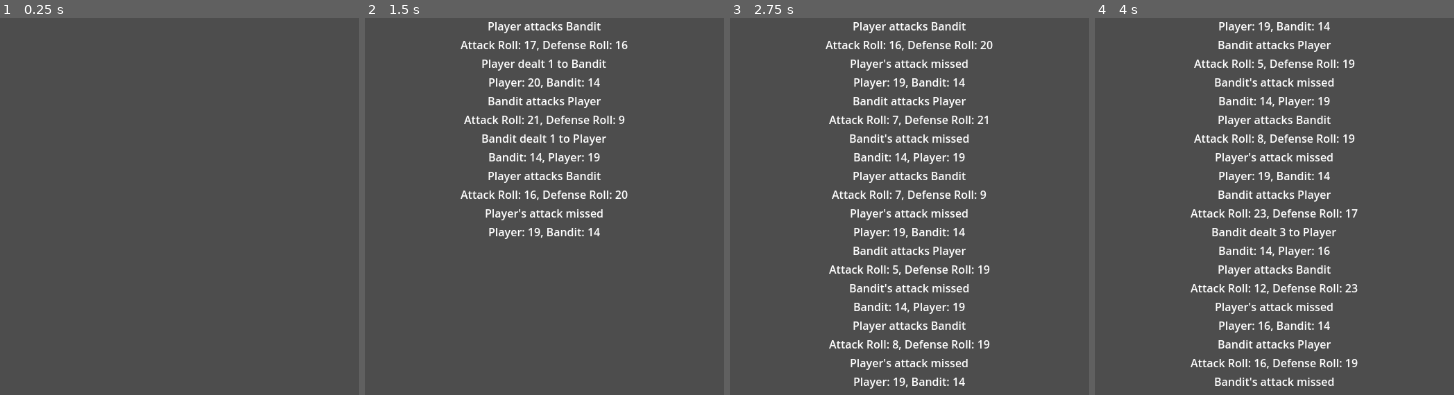
Above: before the commit, frames 1-4 (left to right).
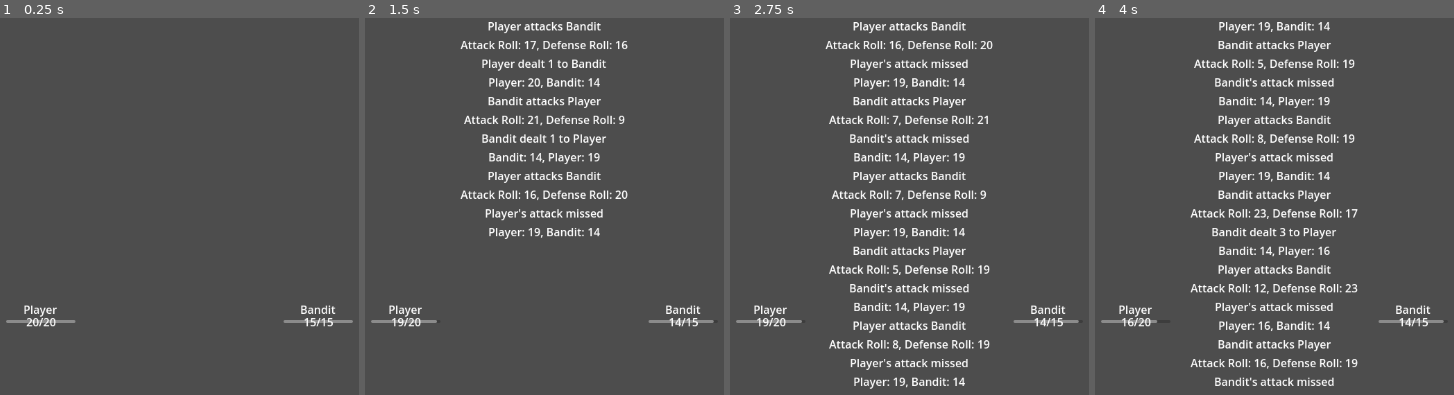
Above: after the commit, the same moments.

Repository: mabanana/sloth
Game: Godot game, scene res://main.tscn
Two runs of this game, one before a commit and one after it. Both use one fixed random seed, a clock stepped at 60 frames per second and the inputs below.
Inputs (mouse positions are in pixels of both pictures, inside the frame that each line leads up to):
- Up to frame 1 (0.25 s): no input
- Up to frame 2 (1.5 s): tap Enter at 0.5 s; move the mouse to (720, 221) at 0.52 s; hold D 0.53-1.28 s; tap Shift at 0.6 s; click (720, 221) at 0.67 s; tap Space at 0.77 s; move the mouse to (382, 266) at 1.27 s; hold S from 1.28 s (still down); tap Ctrl at 1.35 s; click (382, 266) at 1.42 s
- Up to frame 3 (2.75 s): tap Space at 1.52 s; move the mouse to (988, 142) at 2.02 s; release S at 2.03 s; hold D from 2.03 s (still down); tap E at 2.1 s; click (988, 142) at 2.17 s
- Up to frame 4 (4 s): move the mouse to (1235, 330) at 2.77 s; release D at 2.78 s; hold W 2.78-3.53 s; tap R at 2.85 s; click (1235, 330) at 2.92 s; tap Space at 3.02, 3.77 s; move the mouse to (outside the picture) at 3.52 s; hold A from 3.53 s (still down); tap F at 3.6 s; click (outside the picture) at 3.67 s

The runs differ from the first frame. In frame 1, 0.7% of the frame differs, in the area x 1-99%, y 76-82%; in frame 2, 0.7%; in frame 3, 0.7%; in frame 4, 0.7%.

Commit message:
Add health bar and end condition

Diff:
--- a/Combat/character.gd
+++ b/Combat/character.gd
@@ -8,6 +8,7 @@
 var id: int
 var name: String
 var type: String
+var enemy: bool
 
 # stats
 var hp: int
@@ -52,6 +53,8 @@
 	self.resource = resource
 	self.type = resource.name
 	self.name = name
+	self.enemy = false
+
 	self.melee_skill = resource.melee_skill
 	self.ranged_skill = resource.ranged_skill
 	self.defense = resource.defense
--- /dev/null
+++ b/Combat/character_sprite.gd
@@ -0,0 +1,22 @@
+extends Node2D
+class_name CharacterSprite
+
+@onready var health_bar: ProgressBar = %ProgressBar
+@onready var name_label: Label = %Name
+@onready var hp_label: Label = %HpValue
+var character: CombatCharacter
+
+# Called when the node enters the scene tree for the first time.
+func _ready():
+	health_bar.show_percentage = false
+
+# Called every frame. 'delta' is the elapsed time since the previous frame.
+func _process(delta):
+	pass
+
+func update():
+	health_bar.max_value = character.max_hp
+	health_bar.value = character.hp
+	var hp_string = str(character.hp) + "/" + str(character.max_hp)
+	hp_label.text = hp_string
+	name_label.text = character.name
--- /dev/null
+++ b/Combat/character_sprite.tscn
@@ -0,0 +1,39 @@
+[gd_scene load_steps=2 format=3 uid="uid://bq1wetdekirak"]
+
+[ext_resource type="Script" path="res://Combat/character_sprite.gd" id="1_ylrxo"]
+
+[node name="CharacterSprite" type="Node2D"]
+script = ExtResource("1_ylrxo")
+
+[node name="VBoxContainer" type="VBoxContainer" parent="."]
+anchors_preset = 15
+anchor_right = 1.0
+anchor_bottom = 1.0
+grow_horizontal = 2
+grow_vertical = 2
+
+[node name="Name" type="Label" parent="VBoxContainer"]
+unique_name_in_owner = true
+layout_mode = 2
+horizontal_alignment = 1
+
+[node name="ProgressBar" type="ProgressBar" parent="VBoxContainer"]
+unique_name_in_owner = true
+custom_minimum_size = Vector2(100, 0)
+layout_mode = 2
+
+[node name="HpValue" type="Label" parent="VBoxContainer/ProgressBar"]
+unique_name_in_owner = true
+layout_mode = 1
+anchors_preset = 8
+anchor_left = 0.5
+anchor_top = 0.5
+anchor_right = 0.5
+anchor_bottom = 0.5
+offset_left = -20.0
+offset_top = -11.5
+offset_right = 20.0
+offset_bottom = 11.5
+grow_horizontal = 2
+grow_vertical = 2
+horizontal_alignment = 1
--- a/Combat/combat_scene.gd
+++ b/Combat/combat_scene.gd
@@ -3,76 +3,89 @@
 
 var main: Main
 var characters = {} # id: CombatCharacter
+var character_sprites = {} # id: CharacterSprite
 var id_counter = 1
 var message_queue = []
 var timer = Timer.new()
-var turn = true
+var player_turn
+var combat_ended
+var outcome
+
+const scroll_speed = 0.08
+
+enum Outcome {
+	win,
+	lose,
+	tie,
+	run,
+	none,
+}
 
 # Called when the node enters the scene tree for the first time.
 func _ready():
+	player_turn = true
+	combat_ended = false
+	outcome = Outcome.none
 	main = get_parent()
 	init_test()
-	add_child(timer)
-	timer.wait_time = 0.08
-	timer.start()
-	timer.timeout.connect(display_message)
+	start_combat_log_timer(scroll_speed)
 
-# Called every frame. 'delta' is the elapsed time since the previous frame.
-func _process(delta):
-	pass
 
 func init_test():
 	add_character(CombatCharacter.new("Player", load("res://Combat/char_resources/player.tres")))
 	add_character(CombatCharacter.new("Bandit", load("res://Combat/char_resources/generic_human.tres")))
-
-func add_character(character):
-	characters[id_counter] = character
-	id_counter += 1
+	character_sprites[2].position = Vector2(200,100)
+	character_sprites[1].position = Vector2(-200,100)
+	characters[2].enemy = true
 
 func _input(event):
 	var result: Dictionary = main.input_handler.handle_input(event)
 	if result and result.context == InputHandler.Context.key_pressed or result.context == InputHandler.Context.mouse_pressed:
 		match result["action"]:
 			InputHandler.PlayerActions.INTERACT:
-				if turn:
-					handle_attack(1, 2)
-				else:
-					handle_attack(2, 1)
-				turn = !turn
+				progress_turn()
 
-func handle_attack(dealer_id, target_id):
-	var dealer: CombatCharacter = characters[dealer_id]
-	var target: CombatCharacter = characters[target_id]
+func handle_attack(dealer, target):
+	var dealer_sprite: CharacterSprite = character_sprites[dealer.id]
+	var target_sprite: CharacterSprite = character_sprites[target.id]
 
 	if not dealer.alive:
-		game_message("%s is dead and cannot attack" % [dealer.name])
+		combat_log("%s is dead and cannot attack" % [dealer.name])
 		return
 
-	game_message("%s attacks %s" % [dealer.name, target.name])
+	combat_log("%s attacks %s" % [dealer.name, target.name])
 	var attack_roll = dealer.attack_roll()
 	var damage_roll = dealer.damage_roll()
 
 	if not target.alive:
 		target.take_damage(damage_roll)
-		game_message("%s dealt %s to %s" % [dealer.name, damage_roll, target.name])
+		combat_log("%s dealt %s to %s" % [dealer.name, damage_roll, target.name])
 	else:
 		var defense_roll = target.defense_roll()
-		game_message("Attack Roll: %s, Defense Roll: %s" % [attack_roll, defense_roll])
+		combat_log("Attack Roll: %s, Defense Roll: %s" % [attack_roll, defense_roll])
 		if attack_roll > defense_roll:
 			target.take_damage(damage_roll)
-			game_message("%s dealt %s to %s" % [dealer.name, damage_roll, target.name])
+			combat_log("%s dealt %s to %s" % [dealer.name, damage_roll, target.name])
 		else:
-			game_message("%s's attack missed" % [dealer.name])
+			combat_log("%s's attack missed" % [dealer.name])
 		if target.hp <= 0:
-			game_message("%s has died" % [target.name])
+			combat_log("%s has died" % [target.name])
 			target.alive = false
-	game_message("%s: %s, %s: %s" % [dealer.name, dealer.hp, target.name, target.hp])
+	combat_log("%s: %s, %s: %s" % [dealer.name, dealer.hp, target.name, target.hp])
+	dealer_sprite.update()
+	target_sprite.update()
 
-func game_message(text):
+func combat_log(text):
 	print(text)
 	message_queue.append(text)
 
-func display_message():
+func start_combat_log_timer(scroll_speed):
+	add_child(timer)
+	timer.wait_time = scroll_speed
+	timer.start()
+	timer.timeout.connect(_print_combat_log)
+
+func _print_combat_log():
 	if message_queue:
 		var text = message_queue.pop_front()
 		var label = Label.new()
@@ -81,3 +94,60 @@
 		%VBoxContainer.add_child(label)
 		if %VBoxContainer.get_child_count() > 20:
 			%VBoxContainer.get_child(0).queue_free()
+
+func add_character(character):
+	characters[id_counter] = character
+	character.id = id_counter
+	add_character_sprite(character, id_counter)
+	id_counter += 1
+
+func add_character_sprite(character: CombatCharacter, id):
+	var sprite: CharacterSprite = load("res://Combat/character_sprite.tscn").instantiate()
+	sprite.character = character
+	add_child(sprite)
+	character_sprites[id] = sprite
+	sprite.update()
+
+func check_win():
+	var player_alive = false
+	var enemy_alive = false
+	for char in characters.values():
+		if char.alive:
+			if char.enemy:
+				enemy_alive = true
+			else:
+				player_alive = true
+	if player_alive and !enemy_alive:
+		outcome = Outcome.win
+		combat_ended = true
+	elif !player_alive and enemy_alive:
+		outcome = Outcome.lose
+		combat_ended = true
+
+func progress_turn():
+	if combat_ended:
+		queue_free()
+
+	var player_char_list = []
+	var enemy_char_list = []
+	for char in characters.values():
+		if char.alive:
+			if char.enemy:
+				enemy_char_list.append(char.id)
+			else:
+				player_char_list.append(char.id)
+
+	if player_turn:
+		for id in player_char_list:
+			var dealer: CombatCharacter = characters[id]
+			var target: CombatCharacter = characters[enemy_char_list[0]]
+			handle_attack(dealer, target)
+	else:
+		for id in enemy_char_list:
+			var dealer: CombatCharacter = characters[id]
+			var target: CombatCharacter = characters[player_char_list[0]]
+			handle_attack(dealer, target)
+	check_win()
+	if combat_ended:
+		combat_log("Combat ended in %s.\nClick to continue..." % [Outcome.keys()[outcome]])
+	player_turn = !player_turn
--- a/Combat/scene.tscn
+++ b/Combat/scene.tscn
@@ -25,3 +25,5 @@
 offset_right = 20.0
 offset_bottom = 40.0
 grow_horizontal = 2
+
+[node name="Camera2D" type="Camera2D" parent="."]
